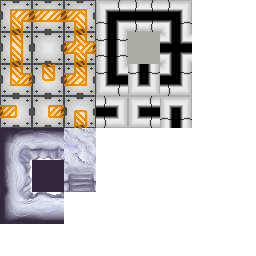
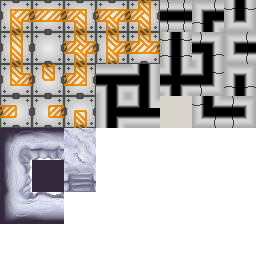
Layers edited between the first and the second 256x256 image:
removed group "Col 1" (1st of 2, in "Scifi Inner Walls") (4 layers) from group "Scifi Inner Walls" over [96, 0, 128, 128]
added group "Sntandard Pieces" with 4 layers in group "Scifi Inner Walls" over [160, 0, 192, 128]
added layer "Filler" in group "Sntandard Pieces" over [160, 96, 192, 128]
moved "scifi_inner_walls_04" into group "Sntandard Pieces", painted on it over [160, 32, 192, 96]
moved "scifi_inner_walls_01" into group "Sntandard Pieces", painted on it over [96, 32, 192, 64]
moved "scifi_inner_walls_00" into group "Sntandard Pieces", painted on it over [128, 0, 192, 32]
removed group "Col 3" (1st of 2, in "Scifi Inner Walls") (4 layers) from group "Scifi Inner Walls" over [160, 0, 192, 128]
added group "T Pieces" (1st of 2, in "Scifi Inner Walls") with 4 layers in group "Scifi Inner Walls" over [96, 64, 160, 128]
added group "Corners" with 4 layers in group "Scifi Inner Walls" over [192, 0, 224, 128]
moved "scifi_inner_walls_02 copy 3" into group "Corners", painted on it over [160, 64, 224, 128]
moved "scifi_inner_walls_02 copy 2" into group "Corners", painted on it over [160, 0, 224, 96]
moved "scifi_inner_walls_02 copy" into group "Corners", painted on it over [96, 0, 224, 64]
removed group "Col 2" (1st of 2, in "Scifi Inner Walls") (4 layers) from group "Scifi Inner Walls" over [128, 0, 160, 128]
added group "Caps" with 4 layers in group "Scifi Inner Walls" over [224, 0, 256, 128]
moved "scifi_inner_walls_03 copy 3" into group "Caps", painted on it over [96, 96, 256, 128]
moved "scifi_inner_walls_03 copy 2" into group "Caps", painted on it over [160, 64, 256, 128]
moved "scifi_inner_walls_03 copy" into group "Caps", painted on it over [128, 32, 256, 128]
moved "scifi_inner_walls_03" into group "Caps", painted on it over [128, 0, 256, 96]
added group "T Pieces" (2nd of 2, in "Scifi Floors") with 4 layers in group "Scifi Floors" over [96, 0, 160, 64]
…and 11 more changes (9 added, 2 removed)
